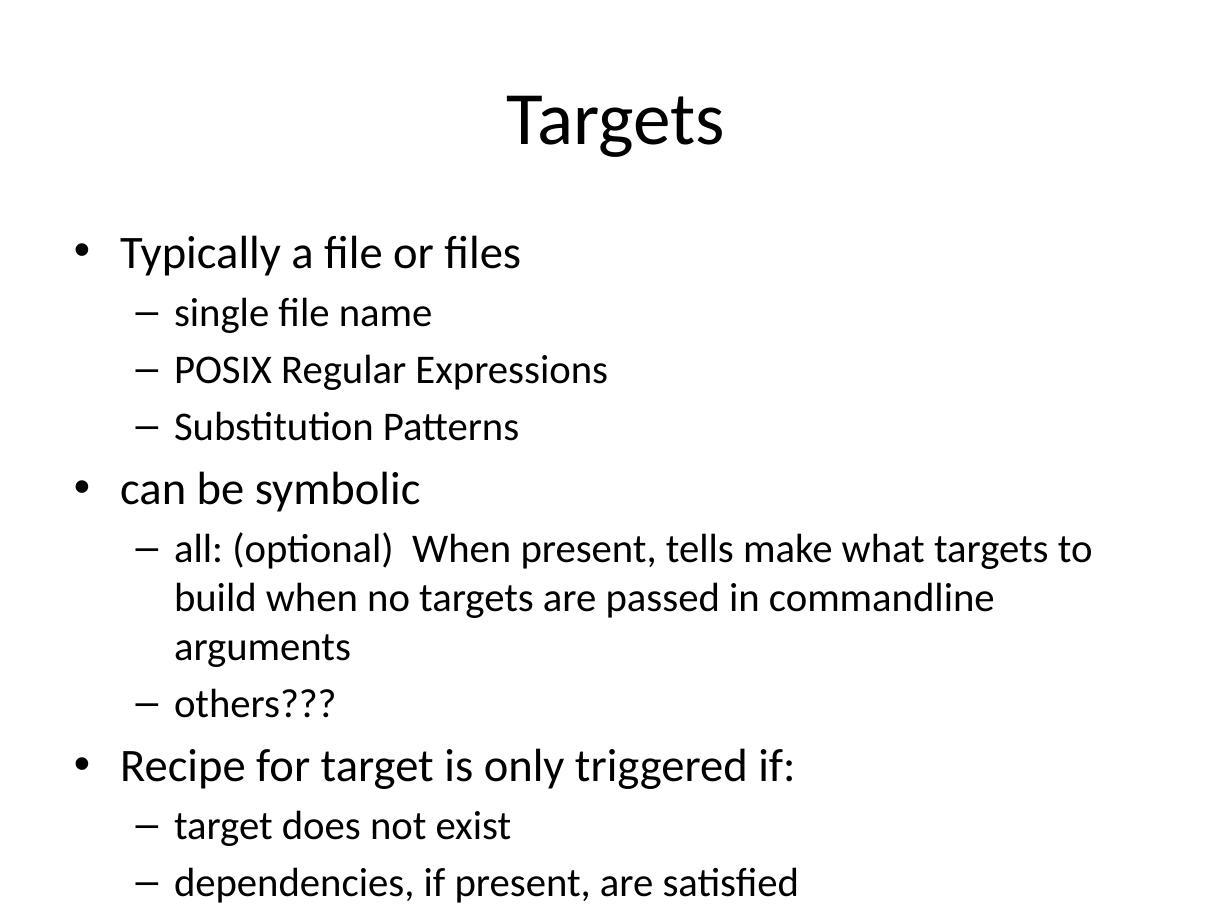
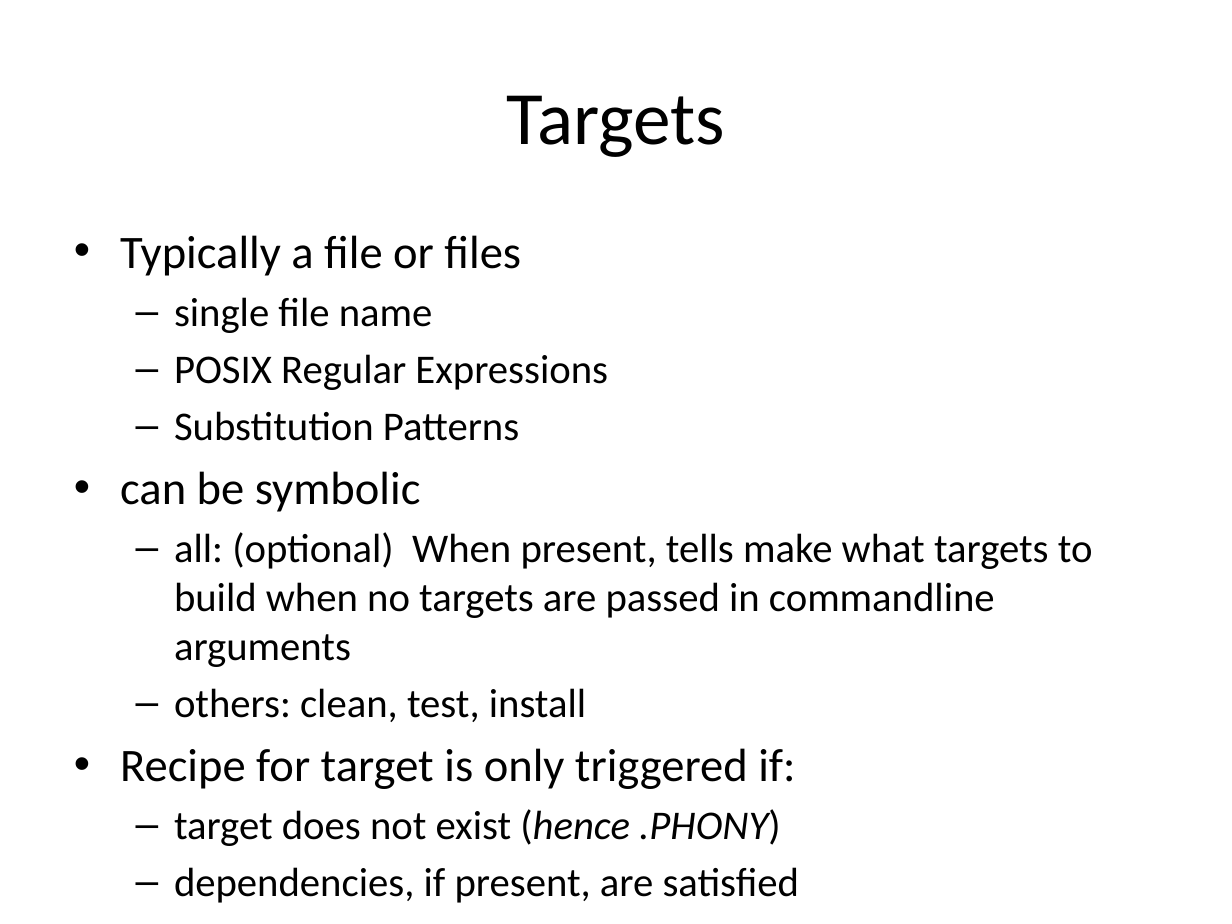
Before and after one commit to rvosa/ngs-workflows, a slide deck: slide 5 of doc/slides/day3/session2/Make.pptx. Drawn at 1232x924 pixels with LibreOffice and Linux fonts; fonts in the diff are those of the drawing. Boxes give left, top, right and bottom in pixels: in the first picture for what was removed or moved away, otherwise in the second. Text is boxed around its words. In the diff, an @@ line names an element or a change of style, - is before the commit and + after.

```diff
--- a/doc/slides/day3/session2/Make.pptx
+++ b/doc/slides/day3/session2/Make.pptx
@@ text at [174,688,586,722]: text changed @@
-  – others???
+  – others: clean, test, install
@@ text at [174,809,781,846]: text changed @@
-  – target does not exist
+  – target does not exist (hence .PHONY)
```
Also in this commit, not shown: 4 other slides changed, 1 slide added, 1 slide removed, 3 other files.
